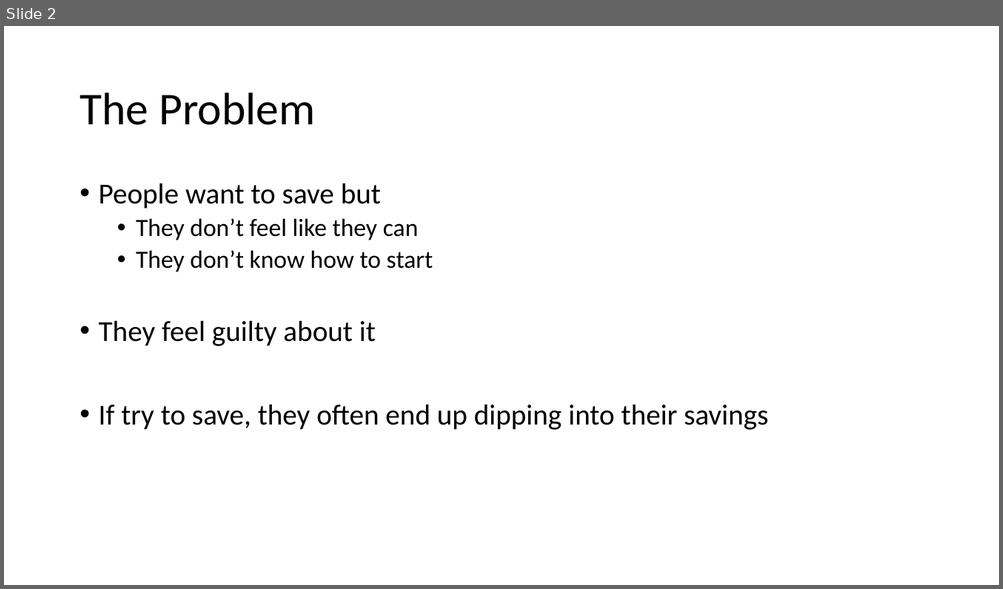
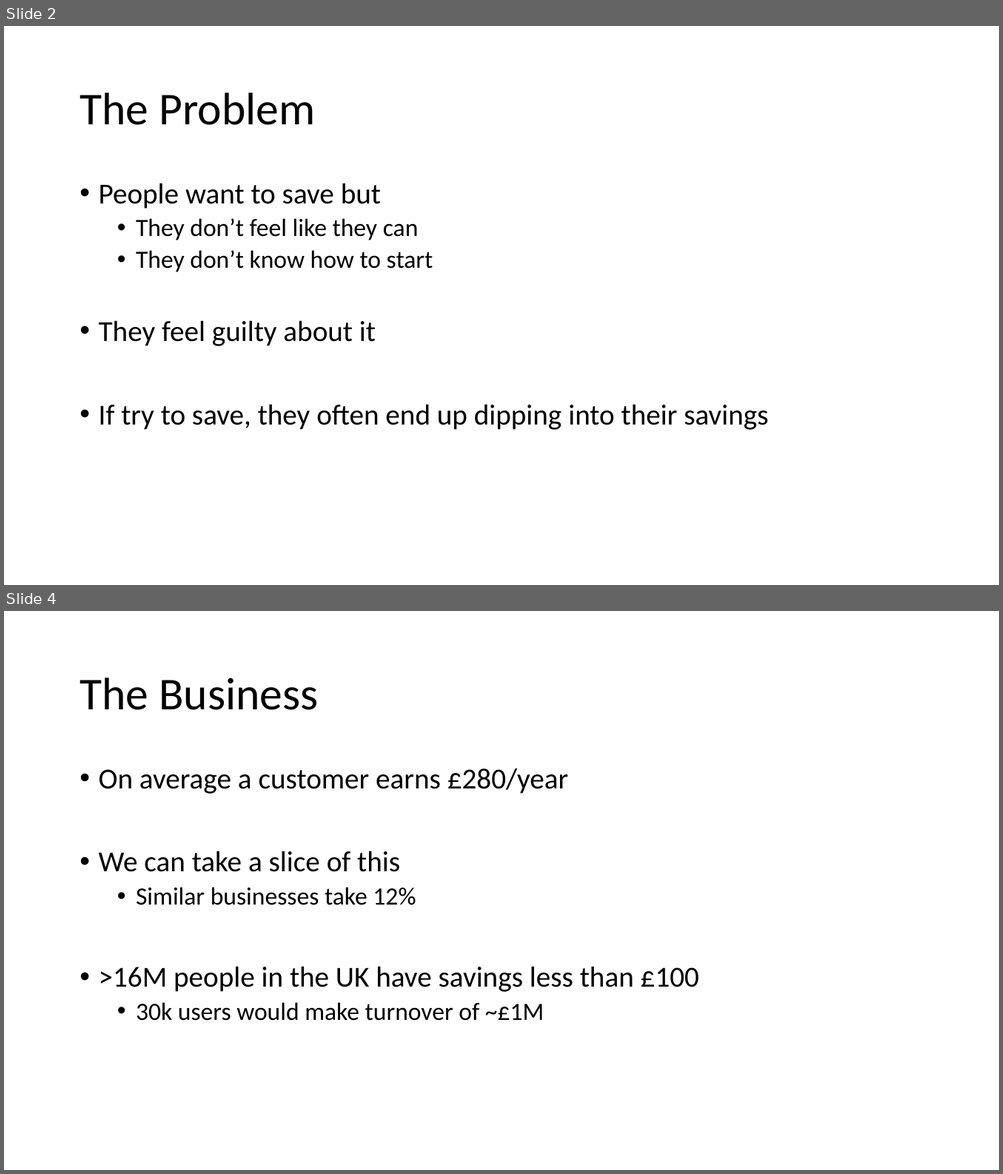
Before and after one commit to kieranlynam/Stash, a slide deck: Pitch.pptx. Shown one above the other, each under a label of ours: slide 2 before the commit, slides 2 and 4 after it; the slides between them are not shown. The pictures are 1003x589 and 1003x1174 pixels, drawn with LibreOffice and Linux fonts; fonts in the diff are those of the drawing. Boxes give left, top, right and bottom in pixels: in the first picture for what was removed or moved away, otherwise in the second. Text is boxed around its words. In the diff, an @@ line names an element or a change of style, - is before the commit and + after.

```diff
--- a/Pitch.pptx
+++ b/Pitch.pptx
@@ slide 4 added at [4,611,999,1170], background #FFFFFF @@
@@ title added at [79,678,318,710], 44 pt, text #000000 @@
+The Business
@@ text added at [99,768,699,1021], 28 pt, text #000000 @@
+• On average a customer earns £280/year
+• We can take a slice of this
+  • Similar businesses take 12%
+• >16M people in the UK have savings less than £100
+  • 30k users would make turnover of ~£1M
```
Also in this commit, not shown: 2 other slides added, 1 slide removed.
